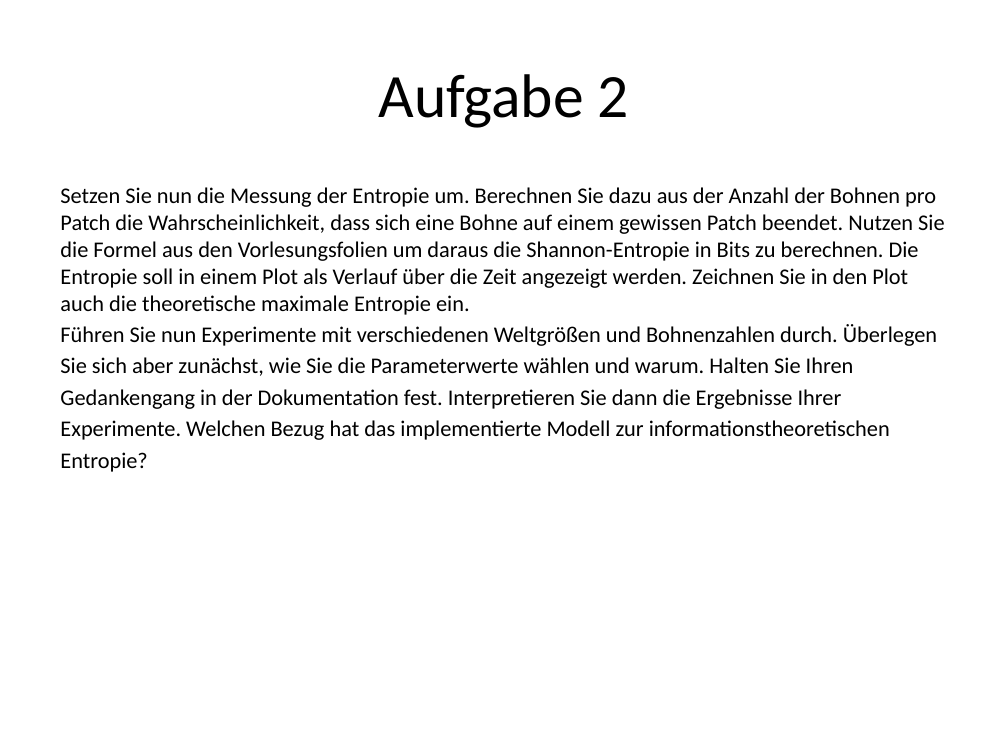
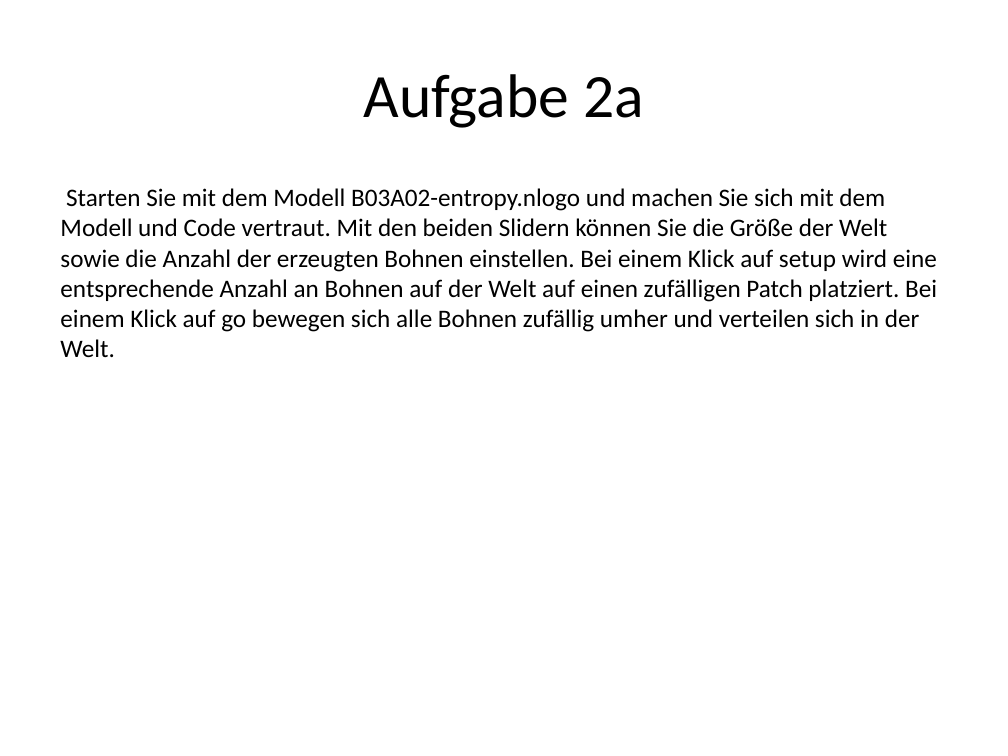
Before and after one commit to SOAS-Uni-Augsburg/ws16-17-group-19, a slide deck: slide 2 of Blatt-03/SOAS_uebung03.pptx. Drawn at 1008x756 pixels with LibreOffice and Linux fonts; fonts in the diff are those of the drawing. Boxes give left, top, right and bottom in pixels: in the first picture for what was removed or moved away, otherwise in the second. Text is boxed around its words. In the diff, an @@ line names an element or a change of style, - is before the commit and + after.

```diff
--- a/Blatt-03/SOAS_uebung03.pptx
+++ b/Blatt-03/SOAS_uebung03.pptx
@@ title at <box>364,74,644,128</box>: text changed @@
-Aufgabe 2
+Aufgabe 2a
@@ text at <box>60,188,937,357</box>: text changed; size 16 to 18 pt @@
-Setzen Sie nun die Messung der Entropie um. Berechnen Sie dazu aus der Anzahl der Bohnen pro Patch die Wahrscheinlichkeit, dass sich eine Bohne auf einem gewissen Patch beendet. Nutzen Sie die Formel aus den Vorlesungsfolien um daraus die Shannon-Entropie in Bits zu berechnen. Die Entropie soll in einem Plot als Verlauf über die Zeit angezeigt werden. Zeichnen Sie in den Plot auch die theoretische maximale Entropie ein.
-Führen Sie nun Experimente mit verschiedenen Weltgrößen und Bohnenzahlen durch. Überlegen
-Sie sich aber zunächst, wie Sie die Parameterwerte wählen und warum. Halten Sie Ihren
-Gedankengang in der Dokumentation fest. Interpretieren Sie dann die Ergebnisse Ihrer
-Experimente. Welchen Bezug hat das implementierte Modell zur informationstheoretischen
-Entropie?
+Starten Sie mit dem Modell B03A02-entropy.nlogo und machen Sie sich mit dem Modell und Code vertraut. Mit den beiden Slidern können Sie die Größe der Welt sowie die Anzahl der erzeugten Bohnen einstellen. Bei einem Klick auf setup wird eine entsprechende Anzahl an Bohnen auf der Welt auf einen zufälligen Patch platziert. Bei einem Klick auf go bewegen sich alle Bohnen zufällig umher und verteilen sich in der Welt.
```
Also in this commit, not shown: 3 other slides changed, 11 slides added, 1 slide removed, 1 other file.
